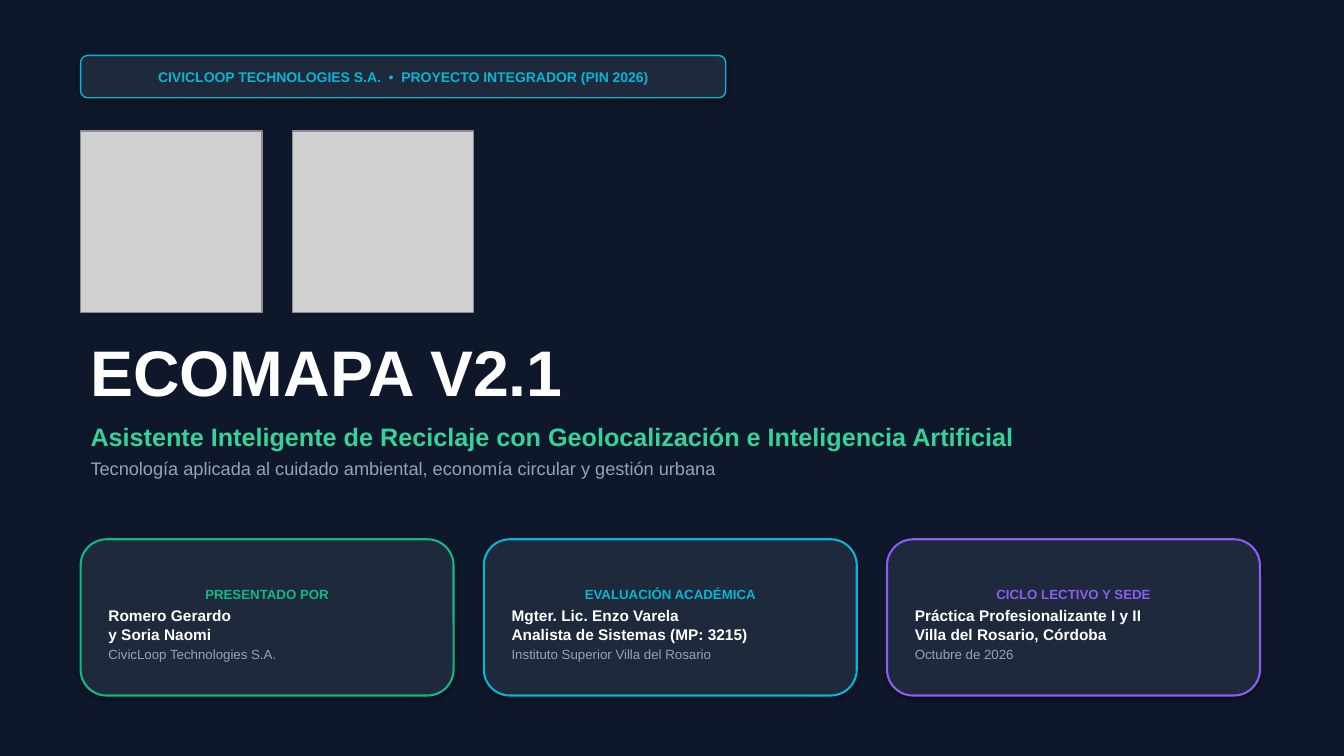
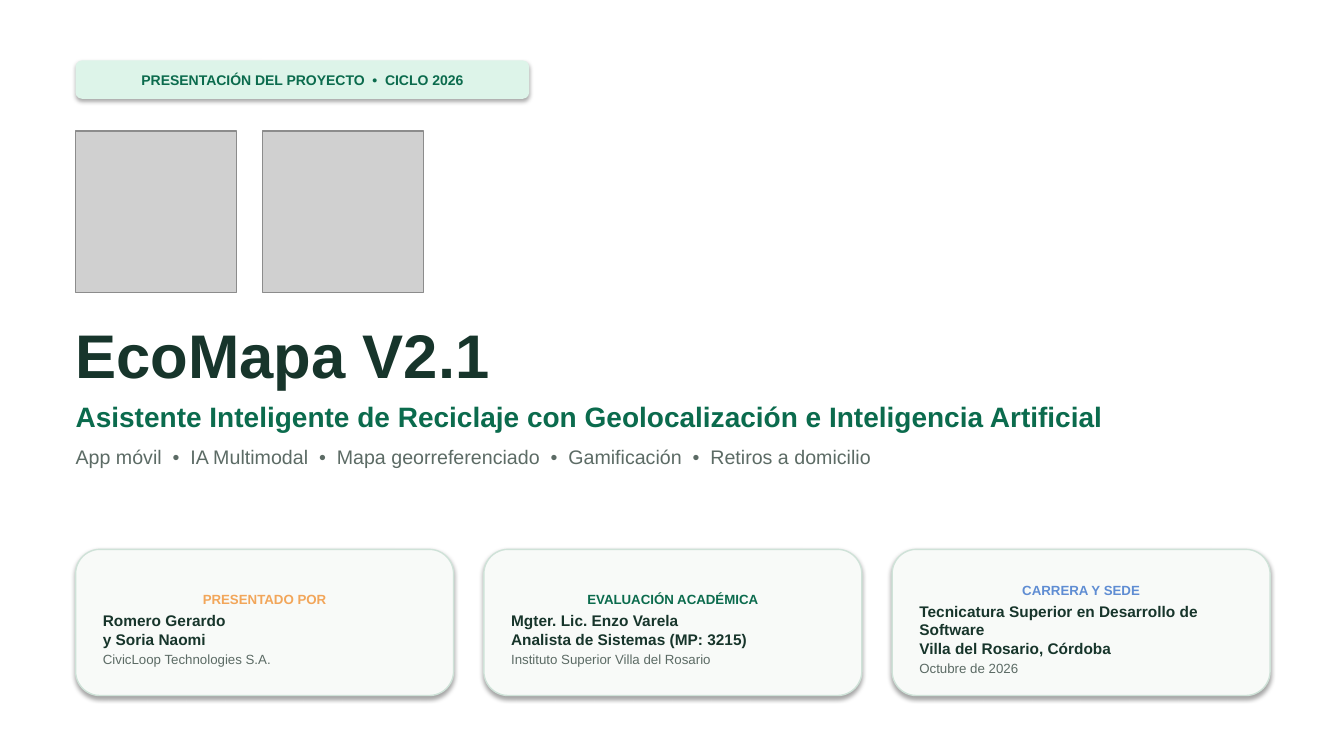
Before and after one commit to RomeroGerardo/EcoMapaLandinPage, a slide deck: slide 1 of Presentación - EcoMapa.pptx. Drawn at 1344x756 pixels with LibreOffice and Linux fonts; fonts in the diff are those of the drawing; grey boxes stand for pictures. Boxes give left, top, right and bottom in pixels: in the first picture for what was removed or moved away, otherwise in the second. Text is boxed around its words. In the diff, an @@ line names an element or a change of style, - is before the commit and + after.

Commit message:
docs: presentacion EcoMapa V2.1 con estetica limpia original (sin capturas ni diagramas) y branding CivicLoop Technologies SA

```diff
--- a/Presentación - EcoMapa.pptx
+++ b/Presentación - EcoMapa.pptx
@@ rectangle at [0, 0, 1344, 756]: fill #0F172A to #FFFFFF @@
@@ rounded rectangle "PRESENTACIÓN DEL PROYECTO • CICLO ...": place and size @@
-rounded rectangle "PRESENTACIÓN DEL PROYECTO • CICLO ..." at [81, 55, 726, 98]
+rounded rectangle "PRESENTACIÓN DEL PROYECTO • CICLO ..." at [76, 60, 529, 99]
@@ rounded rectangle "PRESENTACIÓN DEL PROYECTO • CICLO ..." at [76, 60, 529, 99]: fill #1E293B to #DDF4E9; outline #06B6D4 1 pt to none @@
@@ text in rounded rectangle at [141, 74, 463, 85]: text changed; text colour #06B6D4 to #0B6B4D @@
-CIVICLOOP TECHNOLOGIES S.A. • PROYECTO INTEGRADOR (PIN 2026)
+PRESENTACIÓN DEL PROYECTO • CICLO 2026
@@ picture: place and size @@
-picture at [81, 131, 262, 313]
+picture at [76, 131, 237, 292]
@@ picture: place and size @@
-picture at [292, 131, 474, 313]
+picture at [262, 131, 423, 292]
@@ text "EcoMapa V2.1": place and size @@
-text "EcoMapa V2.1" at [91, 351, 1013, 479]
+text "EcoMapa V2.1" at [76, 335, 1102, 468]
@@ text at [76, 335, 490, 390]: text changed; size 46 to 44 pt; text colour #FFFFFF to #17352B @@
-ECOMAPA V2.1
+EcoMapa V2.1
@@ text at [76, 406, 1102, 432]: size 18 to 20 pt, text colour #34D399 to #0B6B4D in "Asistente Inteligente de Reciclaje con Geolocalización e ..."; less space between paragraphs @@
@@ text at [76, 449, 870, 468]: text changed; size 13 to 14 pt; text colour #94A3B8 to #5C6B65 @@
-Tecnología aplicada al cuidado ambiental, economía circular y gestión urbana
+App móvil • IA Multimodal • Mapa georreferenciado • Gamificación • Retiros a domicilio
@@ rounded rectangle "PRESENTADO POR": place and size @@
-rounded rectangle "PRESENTADO POR" at [81, 539, 454, 696]
+rounded rectangle "PRESENTADO POR" at [76, 549, 454, 696]
@@ rounded rectangle "PRESENTADO POR" at [76, 549, 454, 696]: text colour #10B981 to #F2A65A in "PRESENTADO POR"; text colour #FFFFFF to #17352B in "Romero Gerardo y Soria Naomi"; text colour #94A3B8 to #5C6B65 in "CivicLoop Technologies S.A."; fill #1E293B to #F8FAF8; outline #10B981 1.5 pt to #CFE2D8 1 pt @@
@@ rounded rectangle "EVALUACIÓN ACADÉMICA": place and size @@
-rounded rectangle "EVALUACIÓN ACADÉMICA" at [484, 539, 857, 696]
+rounded rectangle "EVALUACIÓN ACADÉMICA" at [484, 549, 862, 696]
@@ rounded rectangle "EVALUACIÓN ACADÉMICA" at [484, 549, 862, 696]: text colour #06B6D4 to #0B6B4D in "EVALUACIÓN ACADÉMICA"; text colour #FFFFFF to #17352B in "Mgter. Lic. Enzo Varela Analista de Sistemas ..."; text colour #94A3B8 to #5C6B65 in "Instituto Superior Villa del Rosario"; fill #1E293B to #F8FAF8; outline #06B6D4 1.5 pt to #CFE2D8 1 pt @@
@@ rounded rectangle "CARRERA Y SEDE": place and size @@
-rounded rectangle "CARRERA Y SEDE" at [887, 539, 1260, 696]
+rounded rectangle "CARRERA Y SEDE" at [892, 549, 1270, 696]
@@ rounded rectangle "CARRERA Y SEDE" at [892, 549, 1270, 696]: fill #1E293B to #F8FAF8; outline #8B5CF6 1.5 pt to #CFE2D8 1 pt @@
@@ text in rounded rectangle at [919, 586, 1198, 657]: text changed; text colour #FFFFFF to #17352B @@
-CICLO LECTIVO Y SEDE
-Práctica Profesionalizante I y II
-Villa del Rosario, Córdoba
+CARRERA Y SEDE
+Tecnicatura Superior en Desarrollo de Software
+Villa del Rosario, Córdoba
@@ text in rounded rectangle at [919, 663, 1019, 673]: text colour #94A3B8 to #5C6B65 in "Octubre de 2026" @@
```
Also in this commit, not shown: 9 other slides changed, 3 slides added, 3 slides removed, 1 other file.
